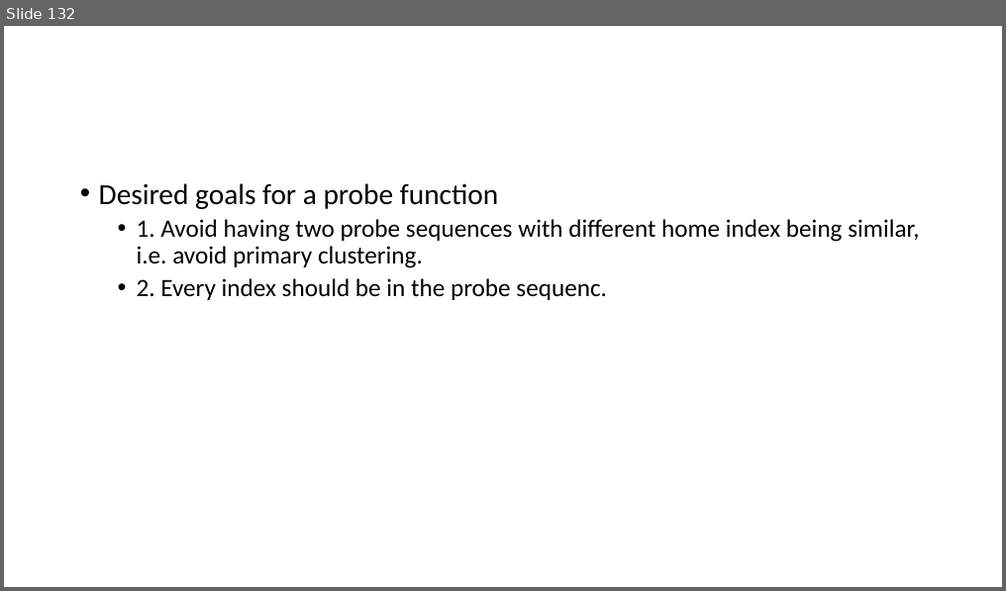
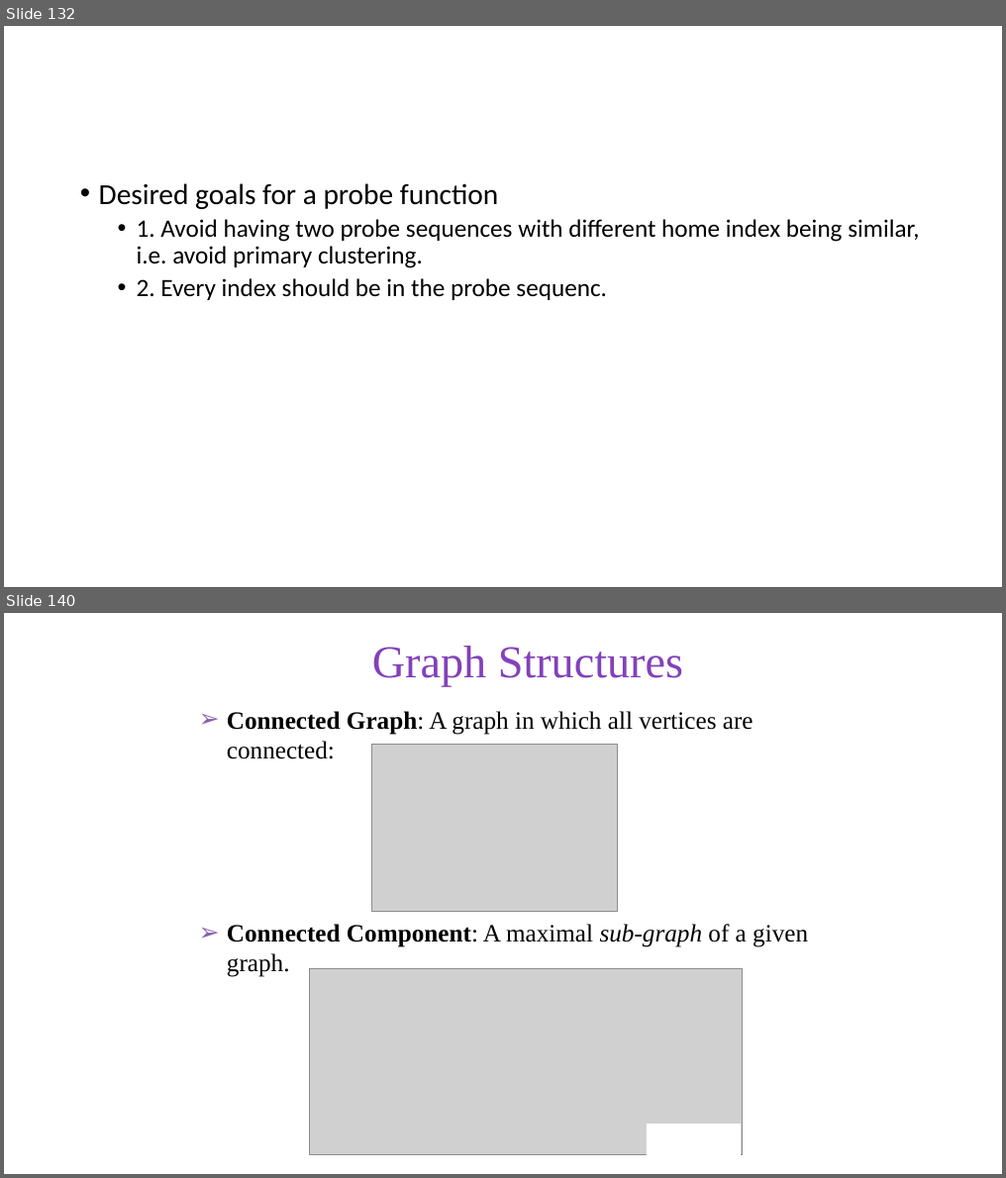
Before and after one commit to skalakm/232, a slide deck: notes.pptx. Shown one above the other, each under a label of ours: slide 132 before the commit, slides 132 and 140 after it; the slides between them are not shown. The pictures are 1006x591 and 1006x1178 pixels, drawn with LibreOffice and Linux fonts; fonts in the diff are those of the drawing; grey boxes stand for pictures; background and template pictures are left out. Boxes give left, top, right and bottom in pixels: in the first picture for what was removed or moved away, otherwise in the second. Text is boxed around its words. In the diff, an @@ line names an element or a change of style, - is before the commit and + after.

Commit message:
added graph stuff

```diff
--- a/notes.pptx
+++ b/notes.pptx
@@ slide 140 added at (x1=4, y1=613, x2=1002, y2=1174), background #FFFFFF @@
@@ title added at (x1=372, y1=646, x2=683, y2=687), 44 pt, text #8341BA @@
+Graph Structures
@@ text added at (x1=227, y1=711, x2=808, y2=977), 24 pt, text #000000 @@
+➢ Connected Graph: A graph in which all vertices are connected:
+➢ Connected Component: A maximal sub-graph of a given graph.
@@ picture added at (x1=372, y1=744, x2=618, y2=912) @@
@@ picture added at (x1=310, y1=968, x2=743, y2=1155) @@
@@ rectangle added at (x1=647, y1=1124, x2=740, y2=1174), fill #FFFFFF, outline #FFFFFF 0.75 pt @@
```
Also in this commit, not shown: 8 other slides added.
